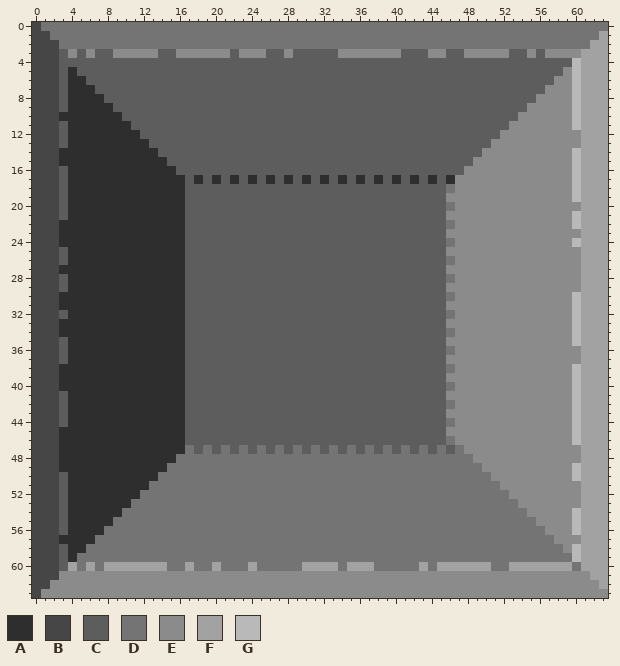
Pixel-art sprite -- assets/images/popsicles/chest_bg.png. The picture above is the old version.
The file is 64x64 pixels.
Palette (. is transparent): A #2e2e2e  B #464646  C #5d5d5d  D #747474  E #8b8b8b  F #a2a2a2  G #b9b9b9
Pixels before (only the part around the change), first column x 7:
 0 DDDDDDDDDDDDDDDDDDDDDDDDDDDDDDDDDDDDDDDDDDDDDDDDDDDDDDDDD
 1 DDDDDDDDDDDDDDDDDDDDDDDDDDDDDDDDDDDDDDDDDDDDDDDDDDDDDDDDF
 2 DDDDDDDDDDDDDDDDDDDDDDDDDDDDDDDDDDDDDDDDDDDDDDDDDDDDDDDFF
 3 CCEEEEECCEEEEEECEEECCECCCCCEEEEEEECCCEECCEEEEECCECEEEEFFF
 4 CCCCCCCCCCCCCCCCCCCCCCCCCCCCCCCCCCCCCCCCCCCCCCCCCCCCCGFFF
 5 CCCCCCCCCCCCCCCCCCCCCCCCCCCCCCCCCCCCCCCCCCCCCCCCCCCCEGFFF
 6 CCCCCCCCCCCCCCCCCCCCCCCCCCCCCCCCCCCCCCCCCCCCCCCCCCCEEGFFF
 7 CCCCCCCCCCCCCCCCCCCCCCCCCCCCCCCCCCCCCCCCCCCCCCCCCCEEEGFFF
 8 ACCCCCCCCCCCCCCCCCCCCCCCCCCCCCCCCCCCCCCCCCCCCCCCCEEEEGFFF
 9 AACCCCCCCCCCCCCCCCCCCCCCCCCCCCCCCCCCCCCCCCCCCCCCEEEEEGFFF
10 AAACCCCCCCCCCCCCCCCCCCCCCCCCCCCCCCCCCCCCCCCCCCCEEEEEEGFFF
11 AAAACCCCCCCCCCCCCCCCCCCCCCCCCCCCCCCCCCCCCCCCCCEEEEEEEGFFF
12 AAAAACCCCCCCCCCCCCCCCCCCCCCCCCCCCCCCCCCCCCCCCEEEEEEEEEFFF
13 AAAAAACCCCCCCCCCCCCCCCCCCCCCCCCCCCCCCCCCCCCCEEEEEEEEEEFFF
14 AAAAAAACCCCCCCCCCCCCCCCCCCCCCCCCCCCCCCCCCCCEEEEEEEEEEGFFF
15 AAAAAAAACCCCCCCCCCCCCCCCCCCCCCCCCCCCCCCCCCEEEEEEEEEEEGFFF
16 AAAAAAAAACCCCCCCCCCCCCCCCCCCCCCCCCCCCCCCCEEEEEEEEEEEEGFFF
17 AAAAAAAAAACACACACACACACACACACACACACACACAEEEEEEEEEEEEEGFFF
18 AAAAAAAAAACCCCCCCCCCCCCCCCCCCCCCCCCCCCCDEEEEEEEEEEEEEGFFF
19 AAAAAAAAAACCCCCCCCCCCCCCCCCCCCCCCCCCCCCEEEEEEEEEEEEEEGFFF
20 AAAAAAAAAACCCCCCCCCCCCCCCCCCCCCCCCCCCCCDEEEEEEEEEEEEEEFFF
21 AAAAAAAAAACCCCCCCCCCCCCCCCCCCCCCCCCCCCCEEEEEEEEEEEEEEGFFF
22 AAAAAAAAAACCCCCCCCCCCCCCCCCCCCCCCCCCCCCDEEEEEEEEEEEEEGFFF
23 AAAAAAAAAACCCCCCCCCCCCCCCCCCCCCCCCCCCCCEEEEEEEEEEEEEEEFFF
24 AAAAAAAAAACCCCCCCCCCCCCCCCCCCCCCCCCCCCCDEEEEEEEEEEEEEGFFF
25 AAAAAAAAAACCCCCCCCCCCCCCCCCCCCCCCCCCCCCEEEEEEEEEEEEEEEFFF
26 AAAAAAAAAACCCCCCCCCCCCCCCCCCCCCCCCCCCCCDEEEEEEEEEEEEEEFFF
27 AAAAAAAAAACCCCCCCCCCCCCCCCCCCCCCCCCCCCCEEEEEEEEEEEEEEEFFF
28 AAAAAAAAAACCCCCCCCCCCCCCCCCCCCCCCCCCCCCDEEEEEEEEEEEEEEFFF
29 AAAAAAAAAACCCCCCCCCCCCCCCCCCCCCCCCCCCCCEEEEEEEEEEEEEEEFFF
30 AAAAAAAAAACCCCCCCCCCCCCCCCCCCCCCCCCCCCCDEEEEEEEEEEEEEGFFF
31 AAAAAAAAAACCCCCCCCCCCCCCCCCCCCCCCCCCCCCEEEEEEEEEEEEEEGFFF
32 AAAAAAAAAACCCCCCCCCCCCCCCCCCCCCCCCCCCCCDEEEEEEEEEEEEEGFFF
33 AAAAAAAAAACCCCCCCCCCCCCCCCCCCCCCCCCCCCCEEEEEEEEEEEEEEGFFF
34 AAAAAAAAAACCCCCCCCCCCCCCCCCCCCCCCCCCCCCDEEEEEEEEEEEEEGFFF
35 AAAAAAAAAACCCCCCCCCCCCCCCCCCCCCCCCCCCCCEEEEEEEEEEEEEEGFFF
36 AAAAAAAAAACCCCCCCCCCCCCCCCCCCCCCCCCCCCCDEEEEEEEEEEEEEEFFF
37 AAAAAAAAAACCCCCCCCCCCCCCCCCCCCCCCCCCCCCEEEEEEEEEEEEEEEFFF
38 AAAAAAAAAACCCCCCCCCCCCCCCCCCCCCCCCCCCCCDEEEEEEEEEEEEEGFFF
39 AAAAAAAAAACCCCCCCCCCCCCCCCCCCCCCCCCCCCCEEEEEEEEEEEEEEGFFF
40 AAAAAAAAAACCCCCCCCCCCCCCCCCCCCCCCCCCCCCDEEEEEEEEEEEEEGFFF
41 AAAAAAAAAACCCCCCCCCCCCCCCCCCCCCCCCCCCCCEEEEEEEEEEEEEEGFFF
42 AAAAAAAAAACCCCCCCCCCCCCCCCCCCCCCCCCCCCCDEEEEEEEEEEEEEGFFF
43 AAAAAAAAAACCCCCCCCCCCCCCCCCCCCCCCCCCCCCEEEEEEEEEEEEEEGFFF
44 AAAAAAAAAACCCCCCCCCCCCCCCCCCCCCCCCCCCCCDEEEEEEEEEEEEEGFFF
45 AAAAAAAAAACCCCCCCCCCCCCCCCCCCCCCCCCCCCCEEEEEEEEEEEEEEGFFF
46 AAAAAAAAAACCCCCCCCCCCCCCCCCCCCCCCCCCCCCDEEEEEEEEEEEEEGFFF
47 AAAAAAAAAADCDCDCDCDCDCDCDCDCDCDCDCDCDCDCDEEEEEEEEEEEEEFFF
48 AAAAAAAAADDDDDDDDDDDDDDDDDDDDDDDDDDDDDDDDDEEEEEEEEEEEEFFF
49 AAAAAAAADDDDDDDDDDDDDDDDDDDDDDDDDDDDDDDDDDDEEEEEEEEEEGFFF
50 AAAAAAADDDDDDDDDDDDDDDDDDDDDDDDDDDDDDDDDDDDDEEEEEEEEEGFFF
51 AAAAAADDDDDDDDDDDDDDDDDDDDDDDDDDDDDDDDDDDDDDDEEEEEEEEEFFF
52 AAAAADDDDDDDDDDDDDDDDDDDDDDDDDDDDDDDDDDDDDDDDDEEEEEEEEFFF
53 AAAADDDDDDDDDDDDDDDDDDDDDDDDDDDDDDDDDDDDDDDDDDDEEEEEEEFFF
54 AAADDDDDDDDDDDDDDDDDDDDDDDDDDDDDDDDDDDDDDDDDDDDDEEEEEGFFF
55 AADDDDDDDDDDDDDDDDDDDDDDDDDDDDDDDDDDDDDDDDDDDDDDDEEEEGFFF
56 ADDDDDDDDDDDDDDDDDDDDDDDDDDDDDDDDDDDDDDDDDDDDDDDDDEEEGFFF
57 DDDDDDDDDDDDDDDDDDDDDDDDDDDDDDDDDDDDDDDDDDDDDDDDDDDEEEFFF
58 DDDDDDDDDDDDDDDDDDDDDDDDDDDDDDDDDDDDDDDDDDDDDDDDDDDDEGFFF
59 DDDDDDDDDDDDDDDDDDDDDDDDDDDDDDDDDDDDDDDDDDDDDDDDDDDDDGFFF
60 DFFFFFFFDDFDDFDDDFDDDDDFFFFDFFFDDDDDFDFFFFFFDDFFFFFFFDFFF
61 EEEEEEEEEEEEEEEEEEEEEEEEEEEEEEEEEEEEEEEEEEEEEEEEEEEEEEEFF
62 EEEEEEEEEEEEEEEEEEEEEEEEEEEEEEEEEEEEEEEEEEEEEEEEEEEEEEEEF
63 EEEEEEEEEEEEEEEEEEEEEEEEEEEEEEEEEEEEEEEEEEEEEEEEEEEEEEEEE
After the commit:
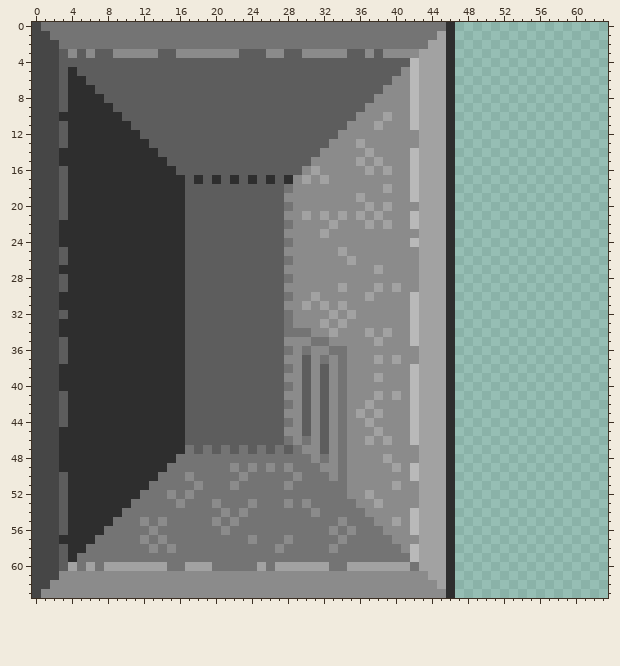
Message: popsicle background image
From old to new:
Changed rows in their new state; - is an unchanged pixel.
first column x 12:
 0 ----------------------------------A.................
 1 ---------------------------------FA.................
 2 --------------------------------FFA.................
 3 ----------ECCCEEC-EEEE-CC-C--EEFFFA.................
 4 ------------------------------GFFFA.................
 5 -----------------------------EGFFFA.................
 6 ----------------------------EEGFFFA.................
 7 ---------------------------EEEGFFFA.................
 8 --------------------------EEEEGFFFA.................
 9 -------------------------EEEEEGFFFA.................
10 ------------------------EEEFEEGFFFA.................
11 -----------------------EEEFEEEGFFFA.................
12 ----------------------EEEEEEEEEFFFA.................
13 ---------------------EEEFEEEEEEFFFA.................
14 --------------------EEEEEFEEEEGFFFA.................
15 -------------------EEEEEFEFEEEGFFFA.................
16 ------------------EFEEEEEFEFEEGFFFA.................
17 -----------------EFEFEEEEEEEEEGFFF-.................
18 ----------------DEEEEEEEEEEFEEGFFFA.................
19 ----------------EEEEEEEEFEEEEEGFFFA.................
20 ----------------DEEEEEEEEFEFEEEFFFA.................
21 ----------------EEFEFEFEFEFEEEGFFFA.................
22 ----------------DEEEEFEEEFEFEEGFFFA.................
23 ----------------EEEEFEEEEEEEEEEFFFA.................
24 ----------------DEEEEEEEEEEEEEGFFFA.................
25 ----------------EEEEEEFEEEEEEEEFFFA.................
26 ----------------DEEEEEEFEEEEEEEFFFA.................
27 ----------------EEEEEEEEEEFEEEEFFFA.................
28 ----------------DEEEEEEEEEEEEEEFFFA.................
29 ----------------EEEEEEFEEEFEFEEFFFA.................
30 ----------------DEEFEEEEEFEEEEGFFFA.................
31 ----------------EEFEFEFEEEEEEEGFFFA.................
32 ----------------DEEEEFEFEEEEEEGFFFA.................
33 ----------------DEEEFEFEEEEEEEGFFFA.................
34 ----------------DDDEEFEEEFEFEEGFFFA.................
35 ----------------EEEDDEEEEEFEEEGFFFA.................
36 ----------------DEDEEDDEEEEEEEEFFFA.................
37 ----------------EE-EDEDEEEFEFEEFFFA.................
38 ----------------DE-E-EDEEEEEEEGFFFA.................
39 ----------------EE-E-EDEEEFEEEGFFFA.................
40 ----------------DE-E-EDEEEEEEEGFFFA.................
41 ----------------EE-E-EDEEEFEFEGFFFA.................
42 ----------------DE-E-EDEEFEEEEGFFFA.................
43 ----------------EE-E-EDEFEFEEEGFFFA.................
44 ----------------DE-E-EDEEFEEEEGFFFA.................
45 ----------------EE-E-EDEEEFEEEGFFFA.................
46 ----------------DEDE-EDEEFEFEEGFFFA.................
47 ------------------EE-EDEEEEEEEEFFFA.................
48 -------------------E-E-EEEEFEEEFFFA.................
49 ----------E-E-E-E---EE-EEEEEFEGFFFA.................
50 -----E-----E-----E---E-EEEEEEEGFFFA.................
51 ------E---E-----E------EEEEEFEEFFFA.................
52 ---E-E-----------------EEFEEEEEFFFA.................
53 ----E---E---E---E-E-----EEFEEEEFFFA.................
54 ---------E-E-------E-----EEEEEGFFFA.................
55 E-E-----E-E-----------E---EEFEGFFFA.................
56 -E-------E-----------E-E---EEEGFFFA.................
57 E-E---------E---E-----E-----EEEFFFA.................
58 -E-E-----------E-----E-------EGFFFA.................
59 ------------------------------GFFFA.................
60 ------FFD---DF-FFF---D----FFFF--F-A.................
61 --------------------------------FFA.................
62 ---------------------------------FA.................
63 ----------------------------------A.................
Changed places in both pictures, as pixel boxes (x1, y1, x2, y2):
changed: (140, 22, 608, 598)
